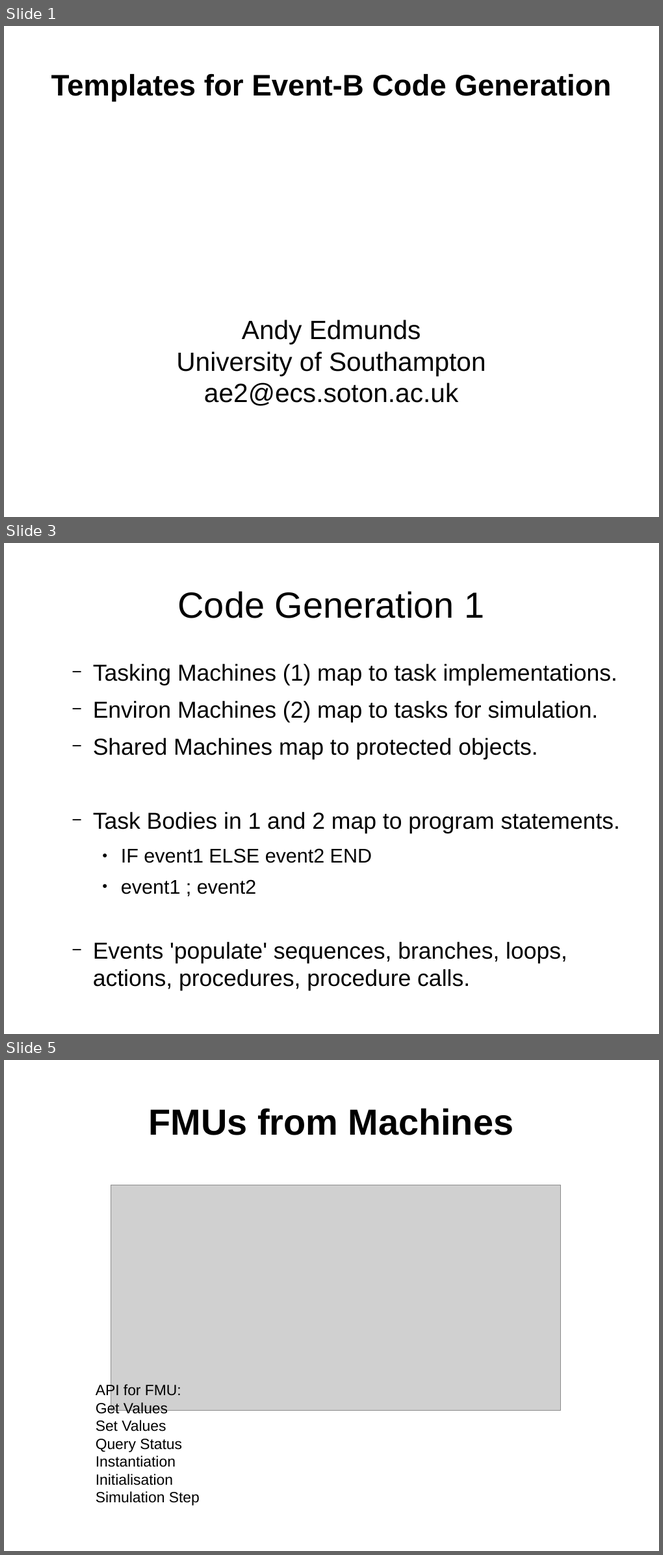
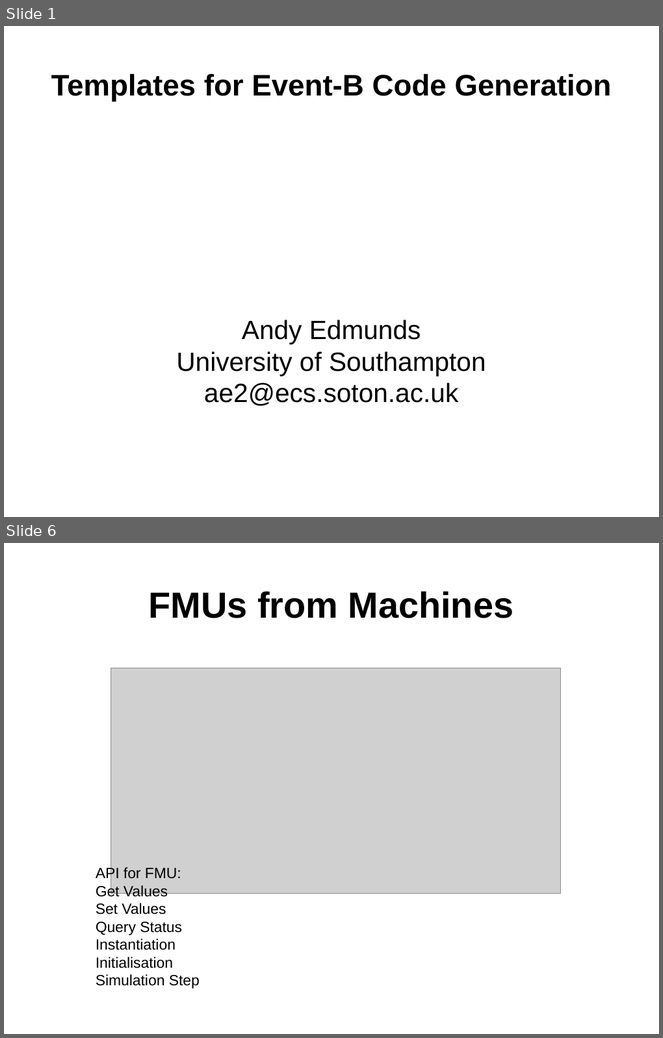
Before and after one commit to weetmuts/rodin-b-sharp-iUML_B_Utils, a slide deck: work/store/Writing/InterfaceTemplatesPaper(acceptedABZ2014)/presentation/templates.odp. Shown one above the other, each under a label of ours: slides 1, 3 and 5 before the commit, slides 1 and 6 after it; the slides between them are not shown. The pictures are 663x1555 and 663x1038 pixels, drawn with LibreOffice and Linux fonts; fonts in the diff are those of the drawing; grey boxes stand for pictures. Boxes give left, top, right and bottom in pixels: in the first picture for what was removed or moved away, otherwise in the second. Text is boxed around its words. In the diff, an @@ line names an element or a change of style, - is before the commit and + after.

```diff
--- a/work/store/Writing/InterfaceTemplatesPaper(acceptedABZ2014)/presentation/templates.odp
+++ b/work/store/Writing/InterfaceTemplatesPaper(acceptedABZ2014)/presentation/templates.odp
@@ slide 3 removed at <box>4,543,659,1034</box>, background #FFFFFF @@
@@ title removed at <box>178,591,484,618</box> @@
-Code Generation 1
@@ text removed at <box>93,664,621,991</box> @@
-  − Tasking Machines (1) map to task implementations.
-  − Environ Machines (2) map to tasks for simulation.
-  − Shared Machines map to protected objects.
-  − Task Bodies in 1 and 2 map to program statements.
-    ● IF event1 ELSE event2 END
-    ● event1 ; event2
-  − Events 'populate' sequences, branches, loops, actions, procedures, procedure calls.
@@ what was slide 5 is now slide 6 @@
```
Also in this commit, not shown: 6 slides changed, 3 slides added.
